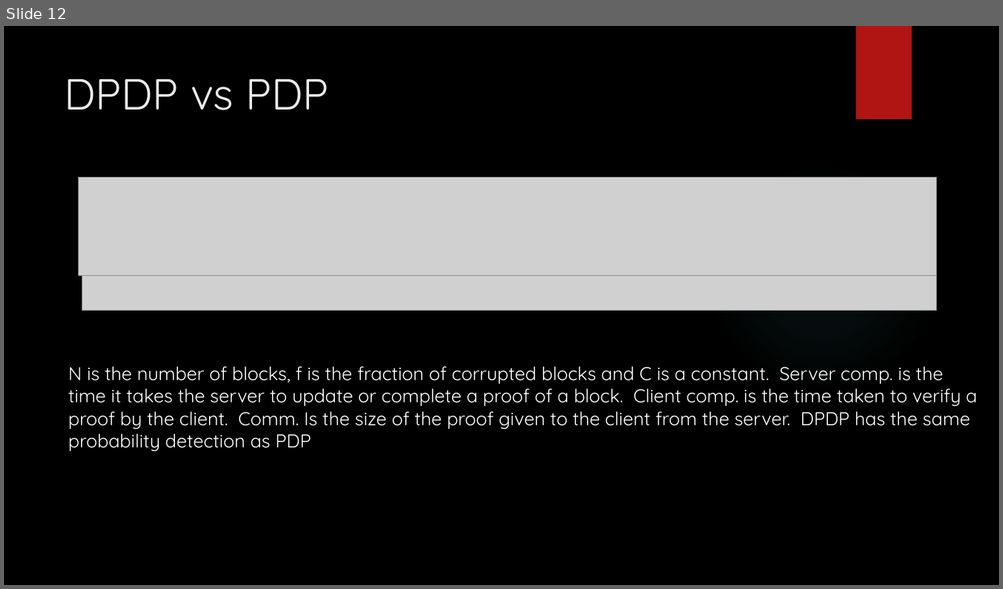
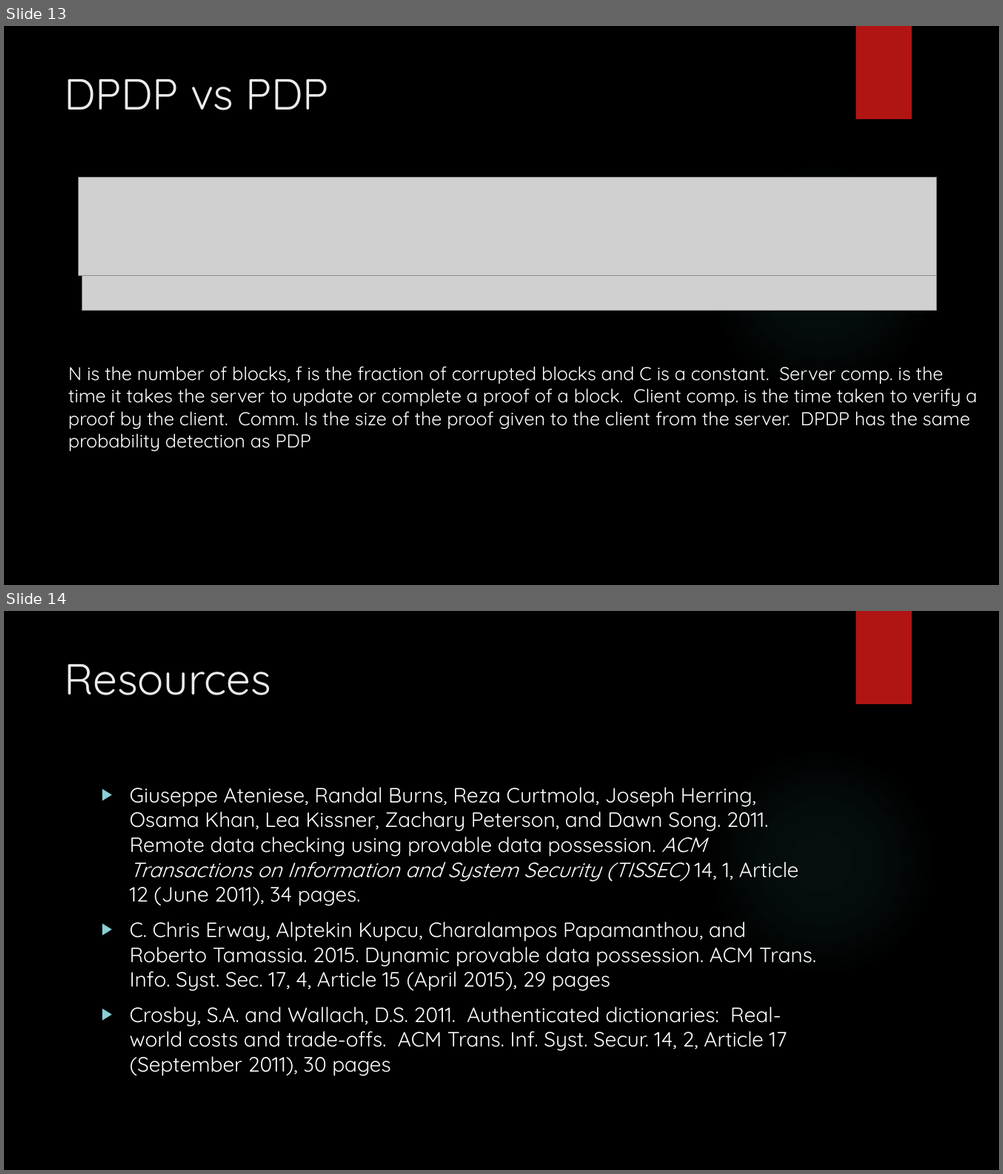
Before and after one commit to arielamberden/iSafe, a slide deck: Survey Paper/Survey Paper.pptx. Shown one above the other, each under a label of ours: slide 12 before the commit, slides 13 and 14 after it. The pictures are 1003x589 and 1003x1174 pixels, drawn with LibreOffice and Linux fonts; fonts in the diff are those of the drawing; grey boxes stand for pictures; background and template pictures are left out. Boxes give left, top, right and bottom in pixels: in the first picture for what was removed or moved away, otherwise in the second. Text is boxed around its words. In the diff, an @@ line names an element or a change of style, - is before the commit and + after.

Commit message:
Survey Paper
Cloud Security

```diff
--- a/Survey Paper/Survey Paper.pptx
+++ b/Survey Paper/Survey Paper.pptx
@@ slide 14 added at [4, 611, 999, 1170], background picture (left out); not listed: 2 template elements that a slide beside it also shows @@
@@ title added at [64, 664, 271, 695], 42 pt, text #EBEBEB @@
+Resources
@@ text added at [130, 787, 816, 1076], 20 pt, text #FFFFFF @@
+▶ Giuseppe Ateniese, Randal Burns, Reza Curtmola, Joseph Herring, Osama Khan, Lea Kissner, Zachary Peterson, and Dawn Song. 2011. Remote data checking using provable data possession. ACM Transactions on Information and System Security (TISSEC) 14, 1, Article 12 (June 2011), 34 pages.
+▶ C. Chris Erway, Alptekin Kupcu, Charalampos Papamanthou, and Roberto Tamassia. 2015. Dynamic provable data possession. ACM Trans. Info. Syst. Sec. 17, 4, Article 15 (April 2015), 29 pages
+▶ Crosby, S.A. and Wallach, D.S. 2011. Authenticated dictionaries: Real-world costs and trade-offs. ACM Trans. Inf. Syst. Secur. 14, 2, Article 17 (September 2011), 30 pages
@@ what was slide 12 is now slide 13 @@
```
Also in this commit, not shown: 3 slides changed, 1 other slide added.
